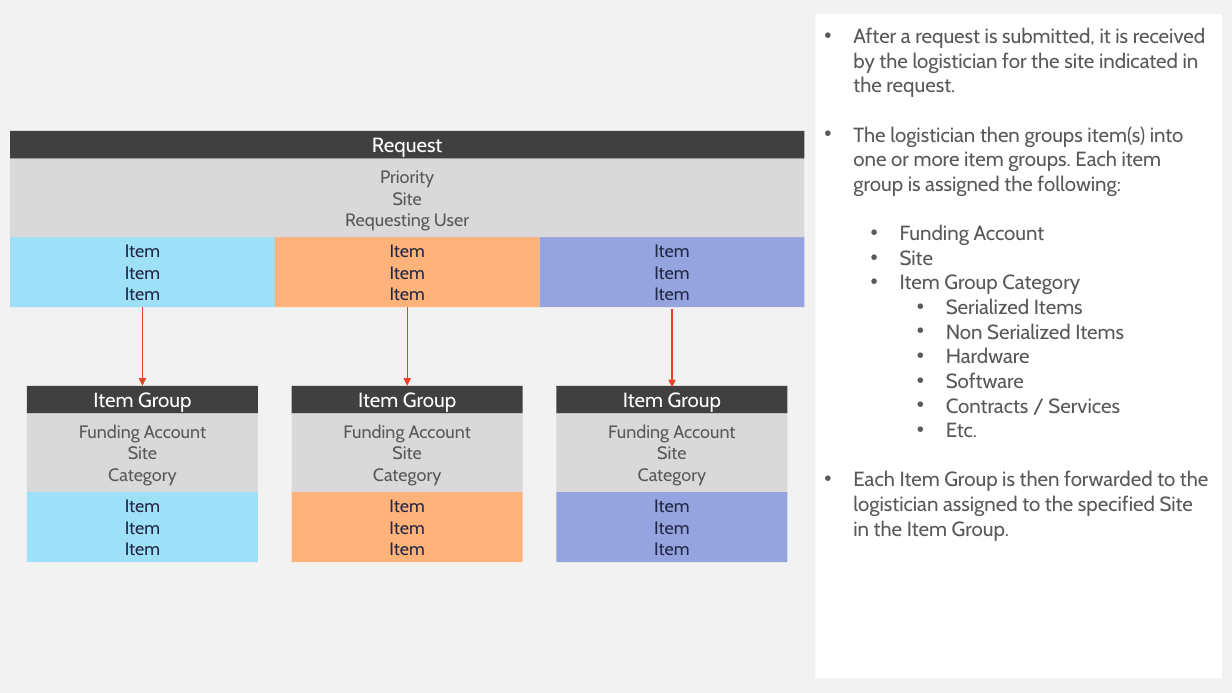
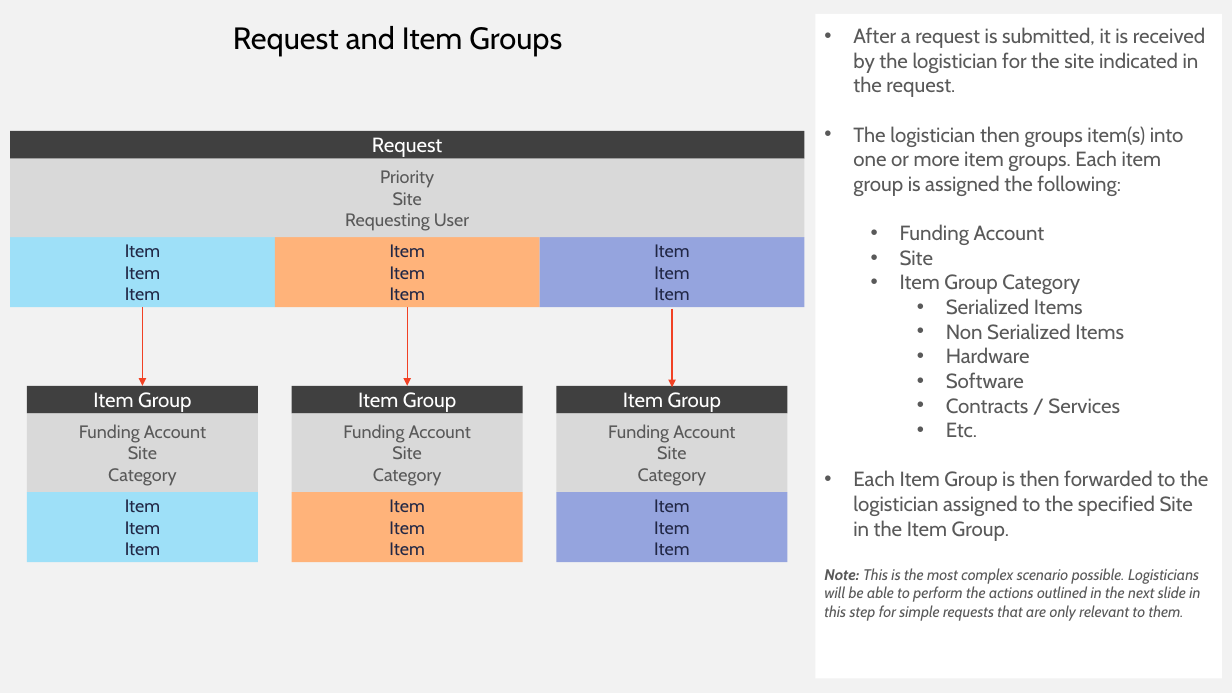
Before and after one commit to ssdooley/logistics-db-planning, a slide deck: slide 1 of documents/logistics-workflow.pptx. Drawn at 1232x693 pixels with LibreOffice and Linux fonts; fonts in the diff are those of the drawing. Boxes give left, top, right and bottom in pixels: in the first picture for what was removed or moved away, otherwise in the second. Text is boxed around its words. In the diff, an @@ line names an element or a change of style, - is before the commit and + after.

Commit message:
workflow documentation - request and item groups

```diff
--- a/documents/logistics-workflow.pptx
+++ b/documents/logistics-workflow.pptx
@@ text added at (x1=233, y1=26, x2=562, y2=56), 24 pt, text #000000 @@
+Request and Item Groups
@@ text in rectangle at (x1=824, y1=568, x2=1200, y2=621): paragraph added @@
+Note: This is the most complex scenario possible. Logisticians will be able to perform the actions outlined in the next slide in this step for simple requests that are only relevant to them.
```
